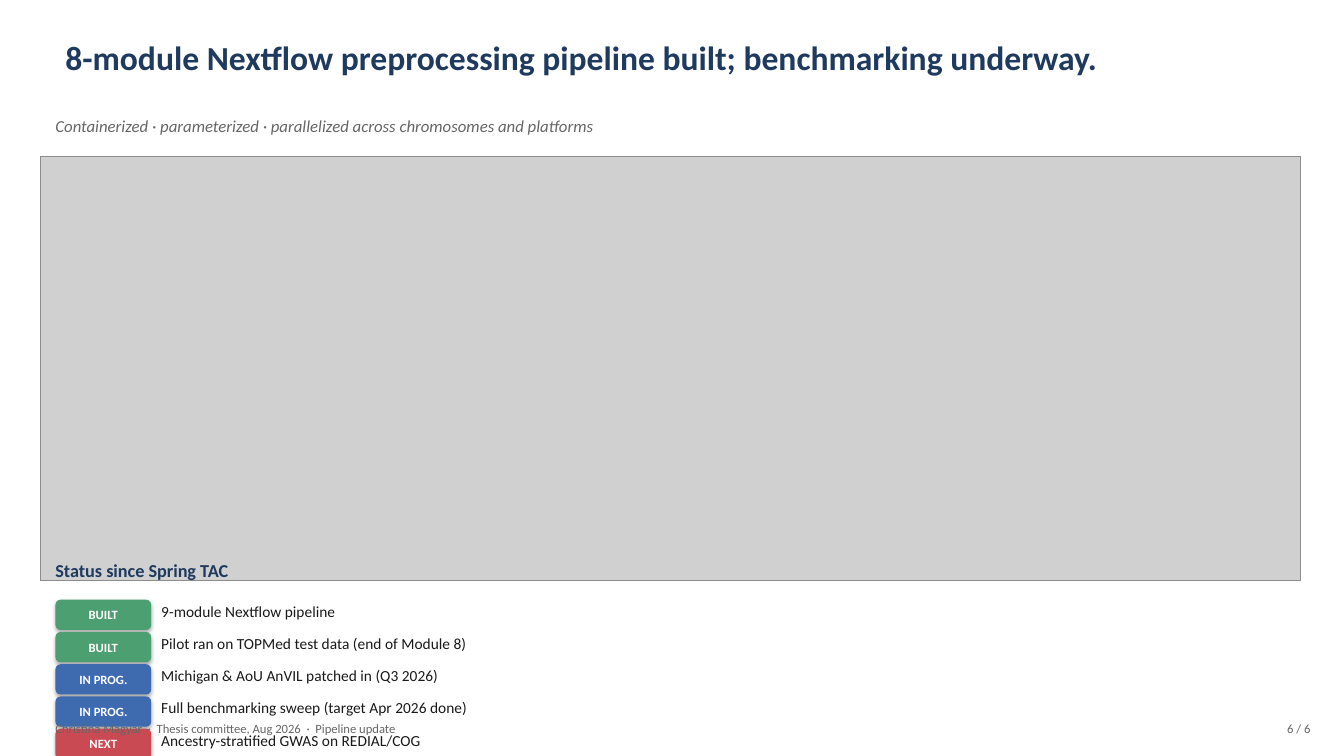
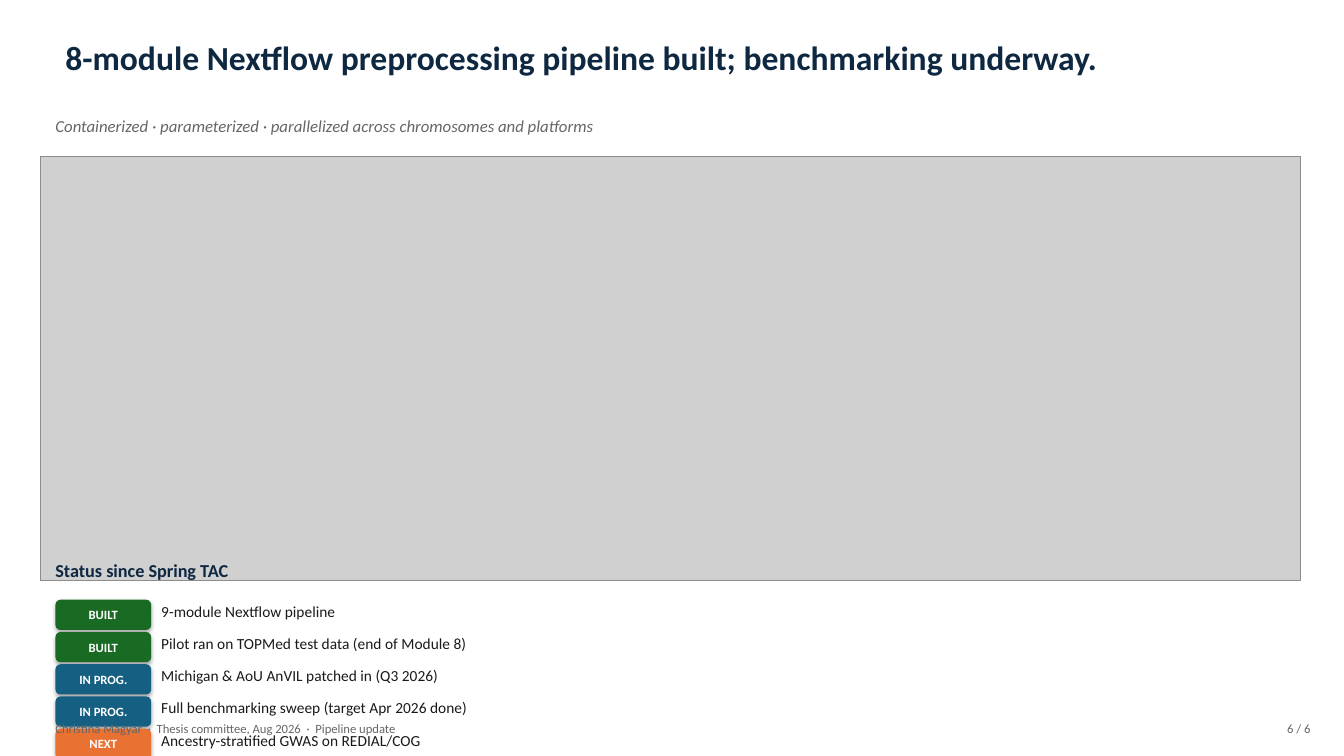
Before and after one commit to chrisrob3312/LAI-sims-accuracy, a slide deck: slide 6 of slides/thesis_committee_slides.pptx. Drawn at 1344x756 pixels with LibreOffice and Linux fonts; fonts in the diff are those of the drawing; grey boxes stand for pictures. Boxes give left, top, right and bottom in pixels: in the first picture for what was removed or moved away, otherwise in the second. Text is boxed around its words. In the diff, an @@ line names an element or a change of style, - is before the commit and + after.

```diff
--- a/slides/thesis_committee_slides.pptx
+++ b/slides/thesis_committee_slides.pptx
@@ text "8-module Nextflow preprocessing pipeline built; ..." at [65,46,1097,76]: text colour #1F3A5F to #0E2841 @@
@@ text "Status since Spring TAC" at [55,564,228,582]: text colour #1F3A5F to #0E2841 @@
@@ rounded rectangle "BUILT" at [55,600,151,630]: fill #4C9F70 to #196B24 @@
@@ rounded rectangle "BUILT" at [55,632,151,662]: fill #4C9F70 to #196B24 @@
@@ rounded rectangle "IN PROG." at [55,664,151,695]: fill #3E6BB0 to #156082 @@
@@ rounded rectangle "IN PROG." at [55,697,151,727]: fill #3E6BB0 to #156082 @@
@@ rounded rectangle "NEXT" at [55,729,151,756]: fill #C94A53 to #E97132 @@
```
Also in this commit, not shown: 5 other slides changed, 7 other files.
